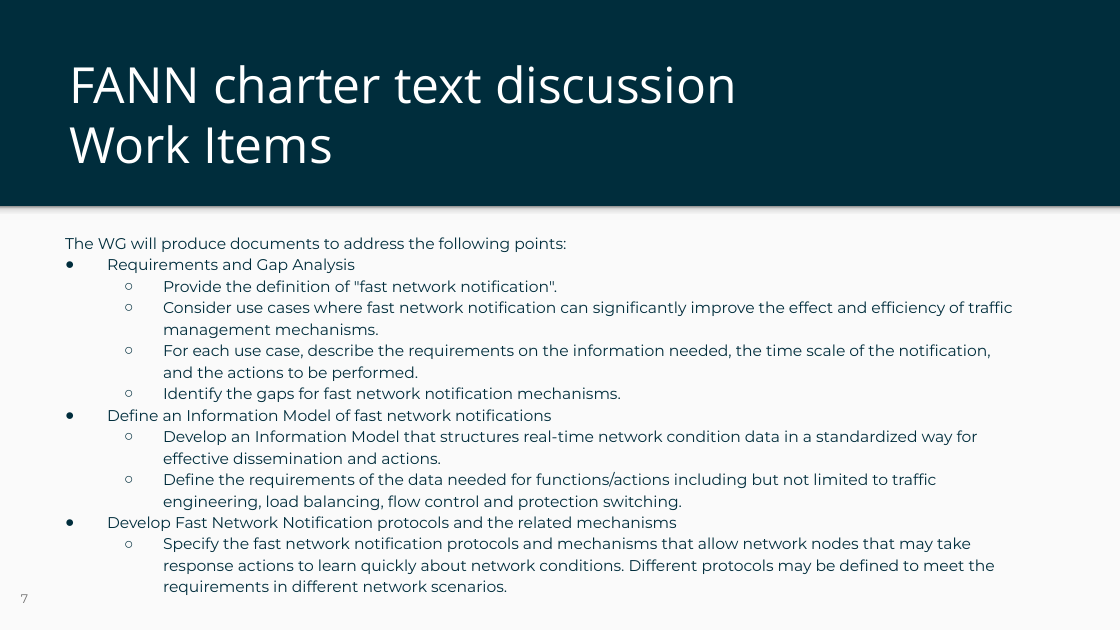
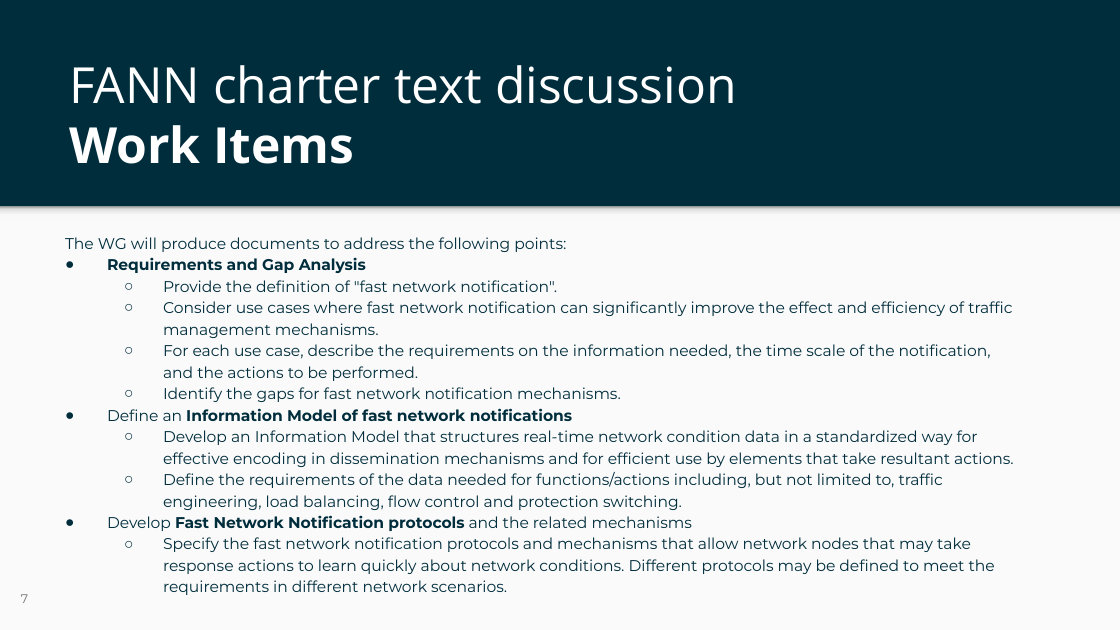
Before and after one commit to Yingzhen-ietf/FANN-charter, a slide deck: slide 7 of ietf-125-fann-slides.pptx. Drawn at 1120x630 pixels with LibreOffice and Linux fonts; fonts in the diff are those of the drawing; background and template pictures are left out. Boxes give left, top, right and bottom in pixels: in the first picture for what was removed or moved away, otherwise in the second. Text is boxed around its words. In the diff, an @@ line names an element or a change of style, - is before the commit and + after.

```diff
--- a/ietf-125-fann-slides.pptx
+++ b/ietf-125-fann-slides.pptx
@@ title "FANN charter text discussion Work ..." at bbox=[69, 65, 737, 164]: bold on in "Work Items" @@
@@ text at bbox=[107, 257, 692, 531]: bold on in "Requirements and Gap Analysis", "Information Model of fast network notifications", "Fast Network Notification protocols" @@
@@ text at bbox=[163, 430, 1014, 510]: text changed @@
-  ○ Develop an Information Model that structures real-time network condition data in a standardized way for effective dissemination and actions.
-  ○ Define the requirements of the data needed for functions/actions including but not limited to traffic engineering, load balancing, flow control and protection switching.
+  ○ Develop an Information Model that structures real-time network condition data in a standardized way for effective encoding in dissemination mechanisms and for efficient use by elements that take resultant actions.
+  ○ Define the requirements of the data needed for functions/actions including, but not limited to, traffic engineering, load balancing, flow control and protection switching.
```
Also in this commit, not shown: 6 other slides changed, 8 slides added.
